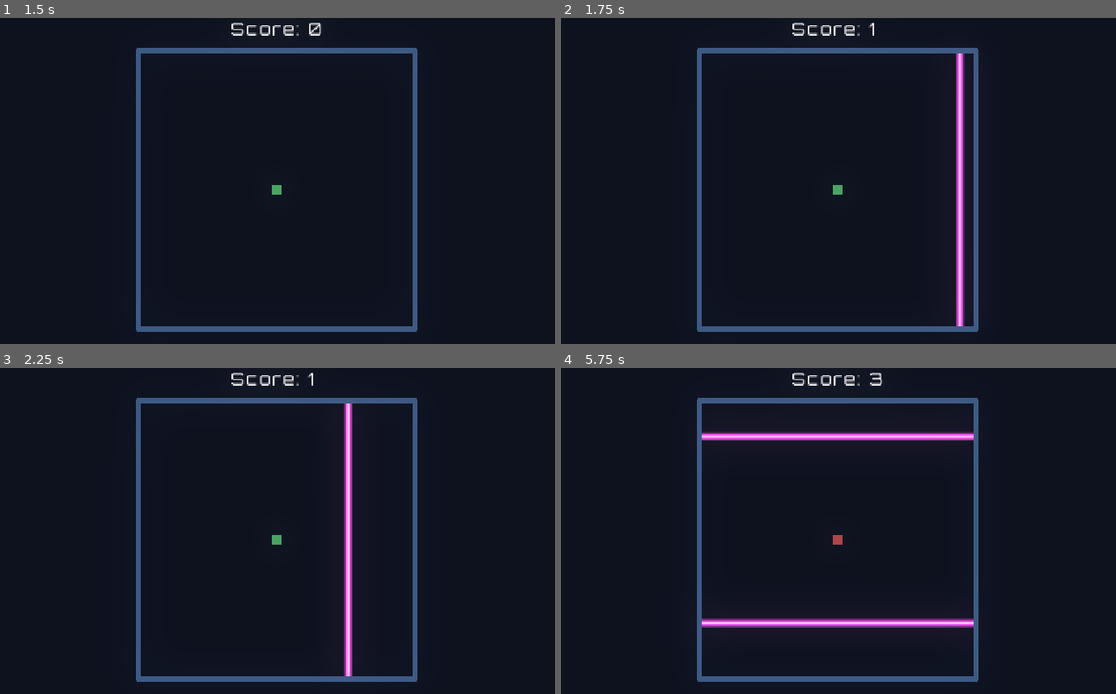
Above: before the commit, frames 1-4 (two rows, left to right).
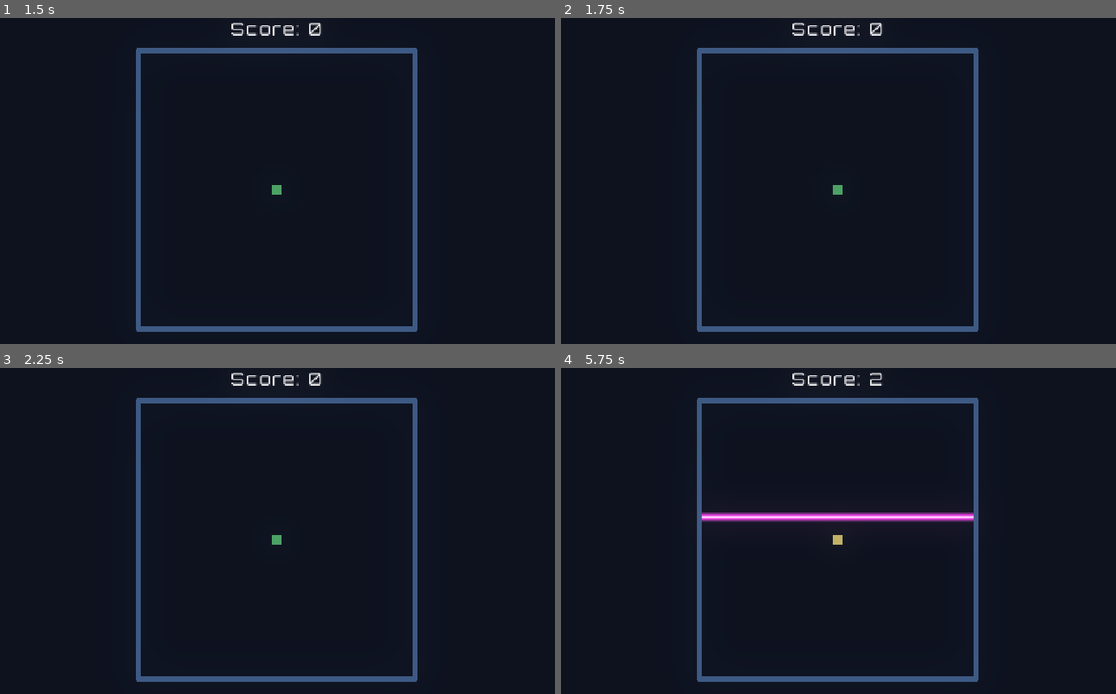
Above: after the commit, the same moments.

Repository: Marina-Banov/ggj-2026
Game: Godot game, scene res://Scenes/main_menu.tscn
Two runs of this game, one before a commit and one after it. Both use one fixed random seed, a clock stepped at 60 frames per second and the inputs below.
Inputs:
- Up to frame 1 (1.5 s): click "Play SOLO" at 0.5 s; tap Enter at 1.25 s
- Up to frame 2 (1.75 s): no input
- Up to frame 3 (2.25 s): no input
- Up to frame 4 (5.75 s): no input

Frame 1 is identical in both runs. In frame 2, 1.4% of the frame differs, in the area x 55-73%, y 1-95%; in frame 3, 1.4%; in frame 4, 4.3%, in the area x 25-75%, y 1-80%.

Commit message:
refactor progressive timer

Diff:
--- a/Components/progressive_timer.gd
+++ b/Components/progressive_timer.gd
@@ -1,10 +1,9 @@
-extends Node2D
+extends Timer
 class_name ProgressiveTimer
 
-@export var start_interval = 1.0
-@export var min_interval = 0.1
-@export var duration = 60.0
-@onready var timer = $Timer
+@export_range(0.1, 10.0, 0.1) var start_interval = 1.0
+@export_range(0.1, 10.0, 0.1) var min_interval = 0.1
+@export_range(0.1, 300.0, 0.1) var duration = 60.0
 
 var elapsed_time = 0.0
 
@@ -12,15 +11,14 @@
 
 
 func _ready():
-	timer.timeout.connect(_on_timeout)
-	timer.start()
-
-
-func _process(delta):
-	elapsed_time += delta
-	var t = clamp(elapsed_time / duration, 0.0, 1.0)
-	timer.wait_time = lerp(start_interval, min_interval, t)
+	one_shot = false
+	wait_time = start_interval
+	timeout.connect(_on_timeout)
+	start()
 
 
 func _on_timeout():
+	elapsed_time += wait_time
+	var t = clamp(elapsed_time / duration, 0.0, 1.0)
+	wait_time = lerp(start_interval, min_interval, t)
 	progressed_timeout.emit()
--- a/Components/progressive_timer.tscn
+++ b/Components/progressive_timer.tscn
@@ -1,8 +1,6 @@
 [gd_scene load_steps=2 format=3 uid="uid://b0nmehfrf5aot"]
 
-[ext_resource type="Script" uid="uid://deis8nd16iwkm" path="res://Components/progressive_timer.gd" id="1_nr8hj"]
+[ext_resource type="Script" uid="uid://dq1e1w338lqsc" path="res://Components/progressive_timer.gd" id="1_nr8hj"]
 
-[node name="ProgressiveTimer" type="Node2D"]
+[node name="ProgressiveTimer" type="Timer"]
 script = ExtResource("1_nr8hj")
-
-[node name="Timer" type="Timer" parent="."]
Not shown, changed: Components/progressive_timer.gd.uid
